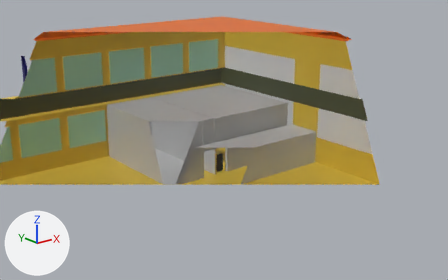
Before and after pictures for a commit that changed the OBJ model assets/models/nc2a.obj.
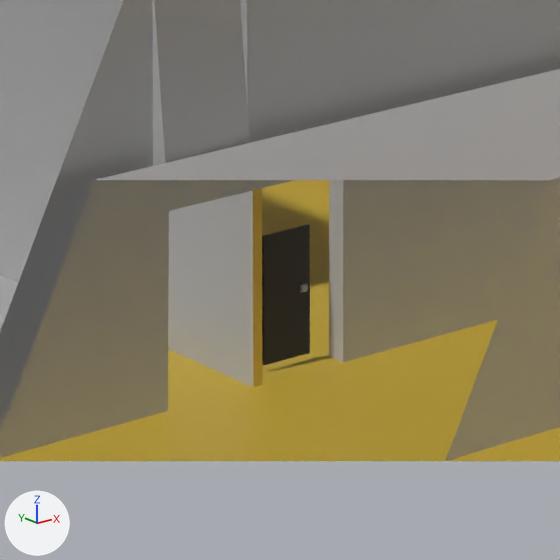
Each version is shown from a camera (50 mm lens) standing at (-9.15, -32.59, 16.15) and looking at (18.21, 1.61, 2.48), then close up on the part from 41% to 57% of the width and 44% to 71% of the height. Arrows for +X, +Y and +Z are at lower left; the lights stay in place. Everything nearer to the camera than a plane just in front of the edit is cut away. Where no turn or scale is listed for an object, it has been applied to the vertices.

The first close-up shows 'Cube', 'porta'.
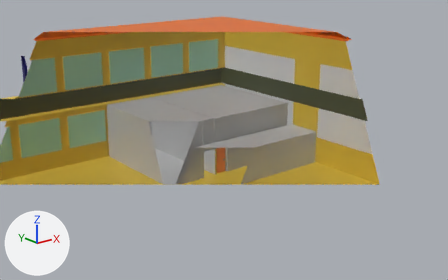
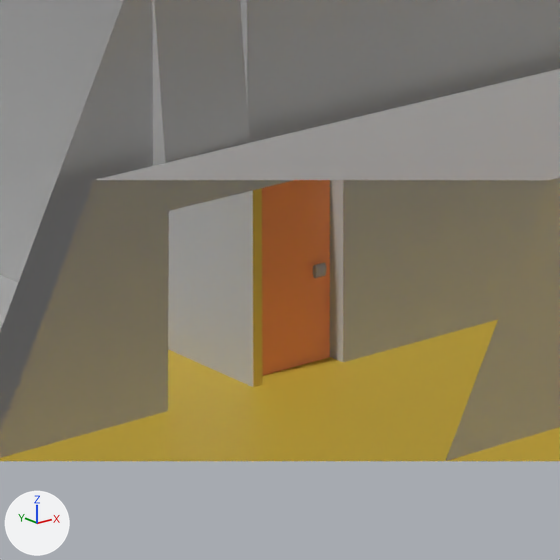
Commit message: alterado cor da porta

The change in detail:
Material 'Materiais.001' (mat_materiais_001) changes colour from black #050004 to orange #ff964c; in linear values from (0.00155, 0.0, 0.00114) to (1.0, 0.305, 0.0714).
me_porta has 72 vertices, 136 faces and spans x 17.411..17.977, y 1.429..1.501, z 0.194..1.515.
me_porta is used by ob_porta; location (0.0, 0.0, 0.0).
me_porta part 1: the whole mesh is multiplied about its middle by the matrix ((1.703, 0.0, 0.0), (0.0, 1.703, 0.0), (0.0, 0.0, 1.703)), then moved by (0.008, -0.058, 0.145).

Changed parts and their boxes (x1, y1, x2, y2) in the close-ups (560 x 560 px):
'porta', recoloured, reshaped
    before: (262, 224, 310, 365)
    after: (262, 180, 330, 376)
